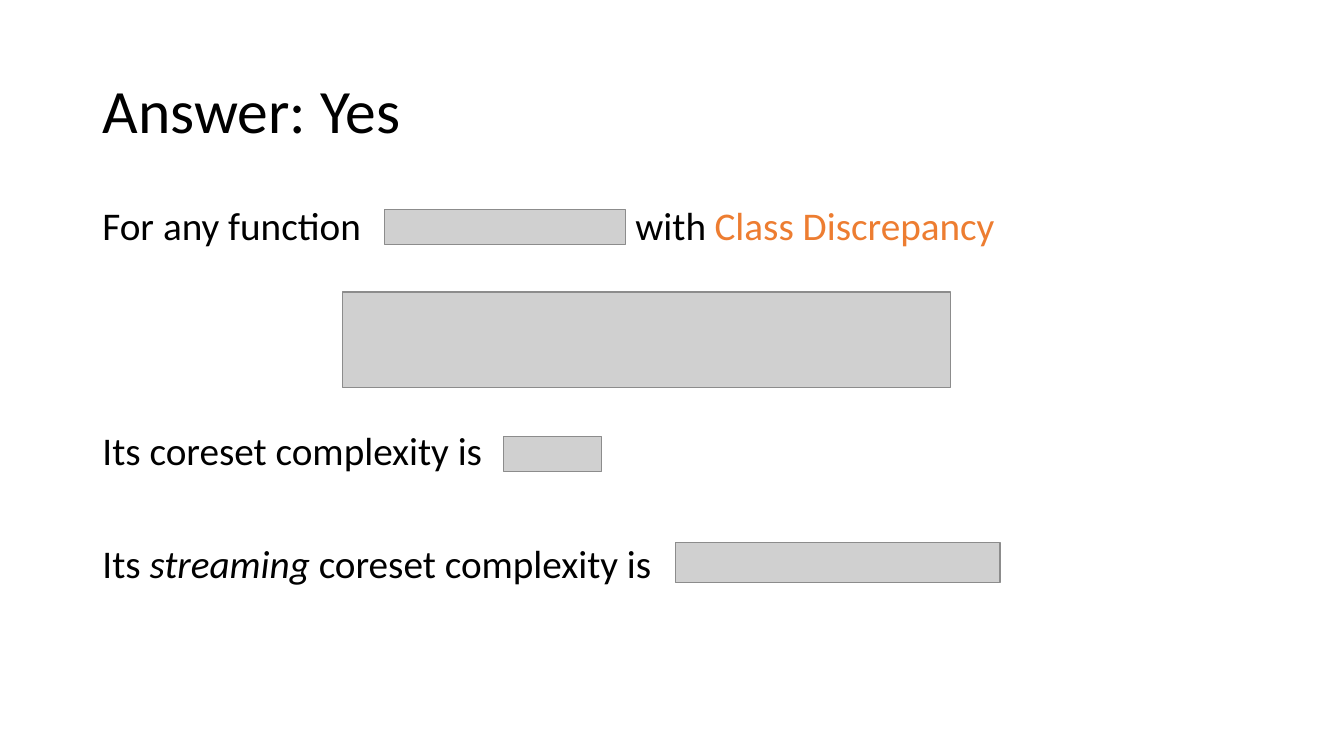
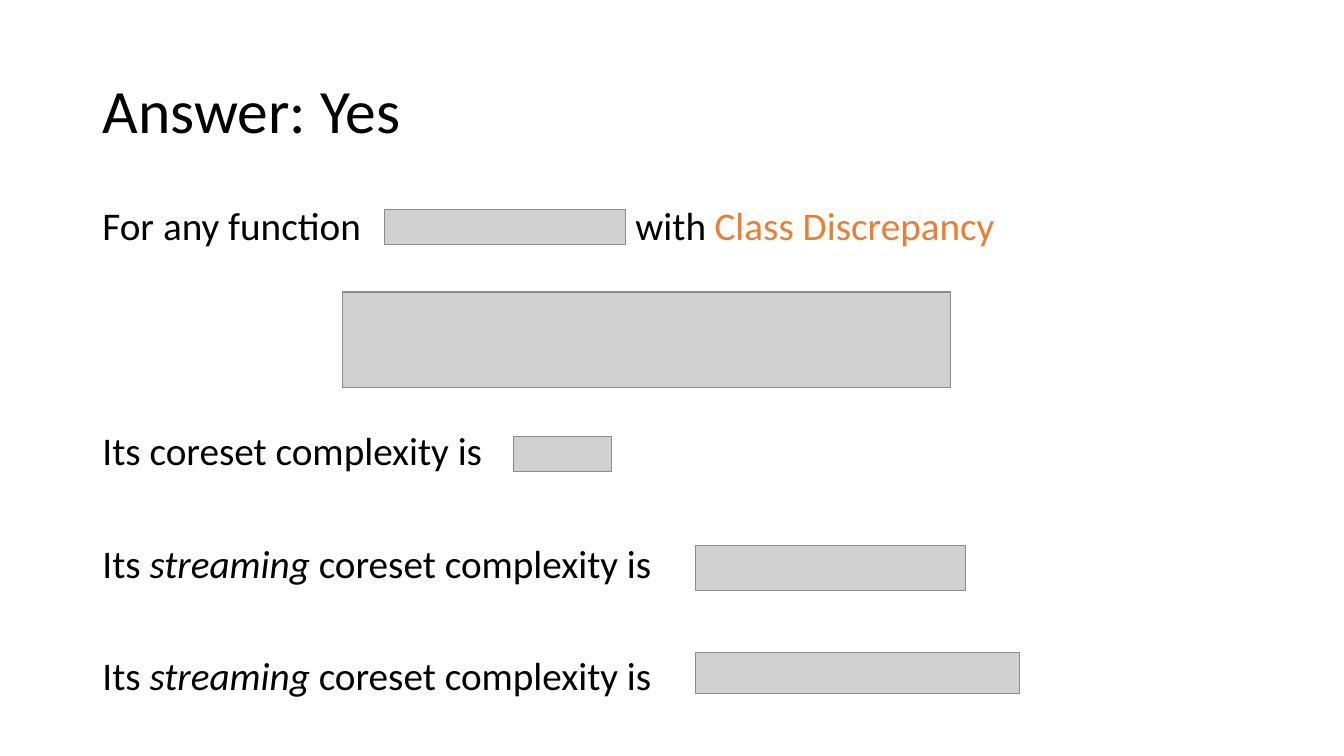
Before and after one commit to zkarnin/density_sketch, a slide deck: slide 11 of presentation.pptx (slide 10 before the commit). Drawn at 1344x756 pixels with LibreOffice and Linux fonts; fonts in the diff are those of the drawing; grey boxes stand for pictures. Boxes give left, top, right and bottom in pixels: in the first picture for what was removed or moved away, otherwise in the second. Text is boxed around its words. In the diff, an @@ line names an element or a change of style, - is before the commit and + after.

```diff
--- a/presentation.pptx
+++ b/presentation.pptx
@@ picture: place and size @@
-picture at <box>503,437,601,472</box>
+picture at <box>513,437,611,472</box>
@@ picture added at <box>696,545,966,590</box> @@
@@ picture: place and size @@
-picture at <box>676,542,1000,583</box>
+picture at <box>696,653,1020,694</box>
@@ text at <box>102,662,651,697</box>: paragraph added @@
+Its streaming coreset complexity is
```
Also in this commit, not shown: 11 other slides changed, 7 slides added, 3 slides removed.
